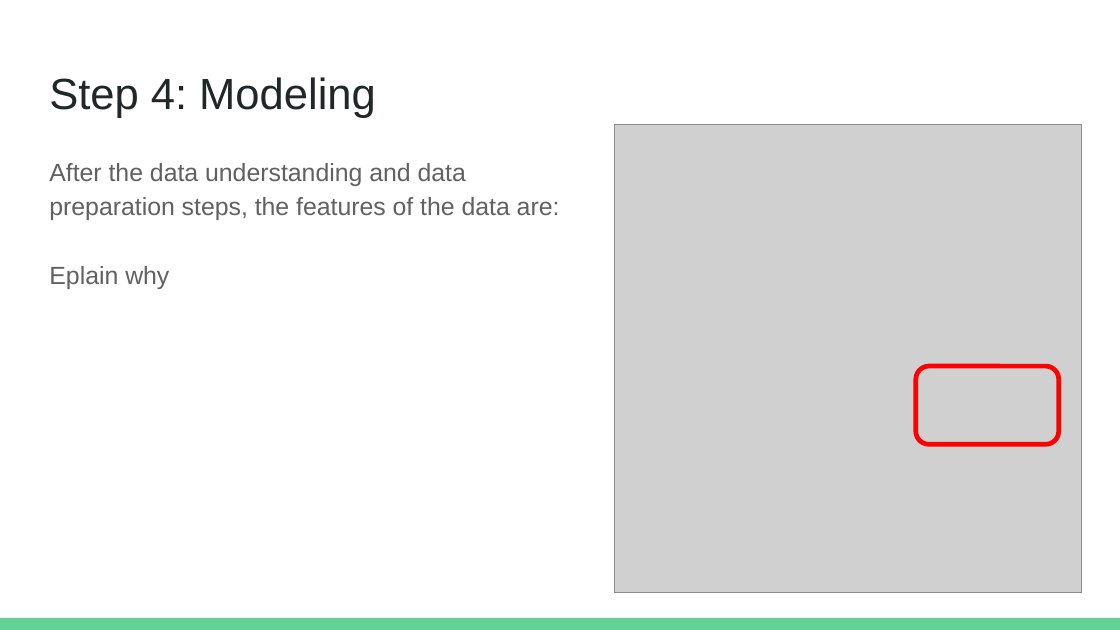
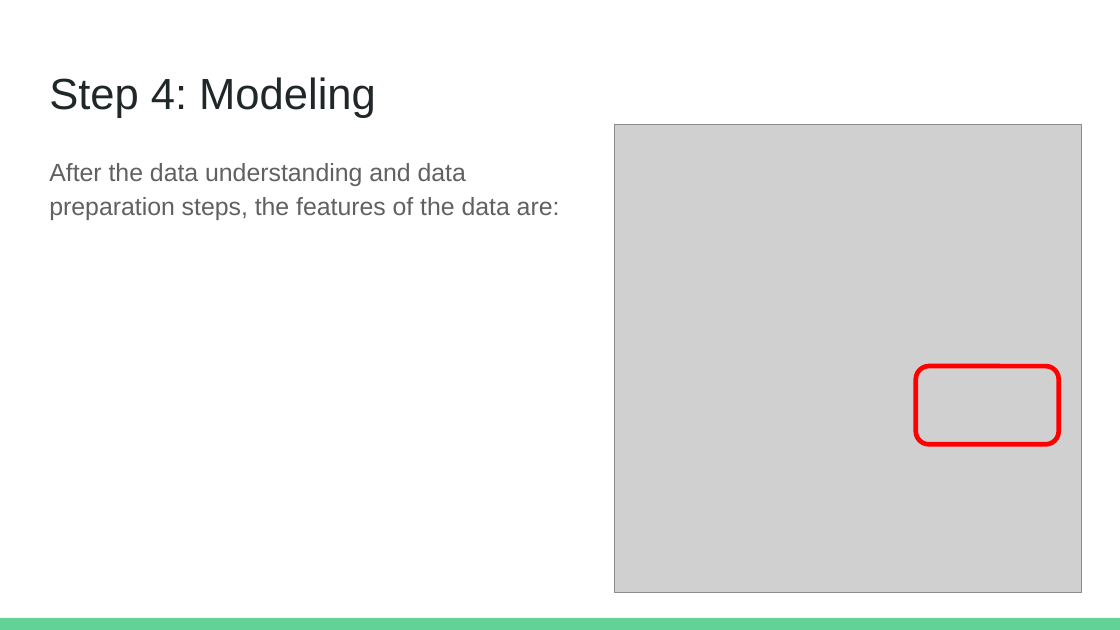
Before and after one commit to AshleyWWW/qhacks2019, a slide deck: slide 6 of Our Presentation.pptx. Drawn at 1120x630 pixels with LibreOffice and Linux fonts; fonts in the diff are those of the drawing; grey boxes stand for pictures. Boxes give left, top, right and bottom in pixels: in the first picture for what was removed or moved away, otherwise in the second. Text is boxed around its words. In the diff, an @@ line names an element or a change of style, - is before the commit and + after.

```diff
--- a/Our Presentation.pptx
+++ b/Our Presentation.pptx
@@ text at box(49, 266, 169, 289): paragraph removed @@
-Eplain why
```
Also in this commit, not shown: 4 other slides changed.
